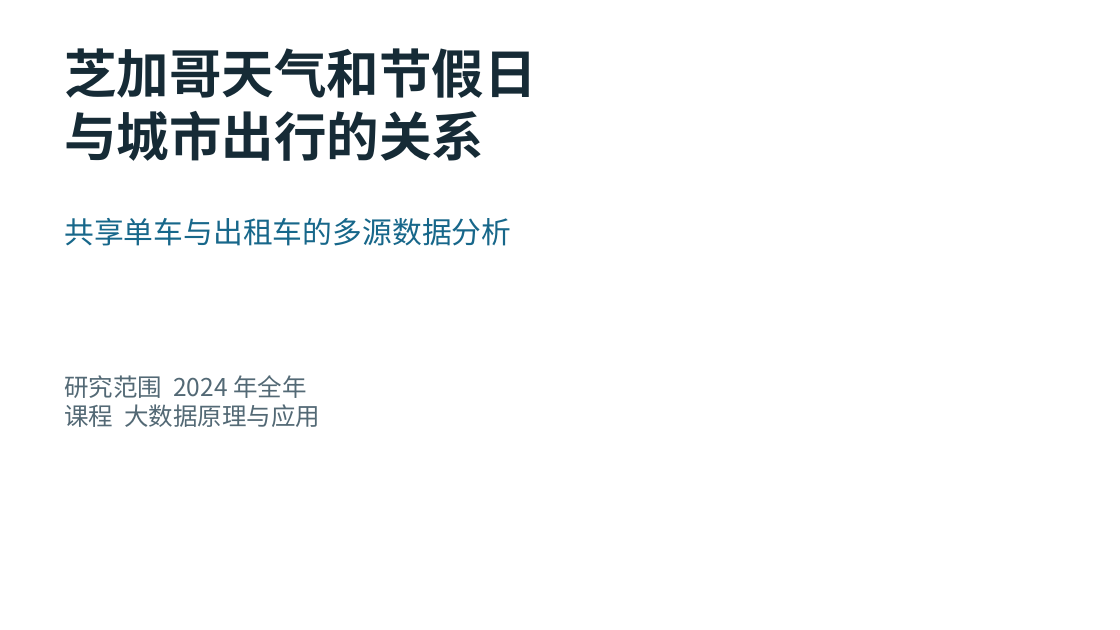
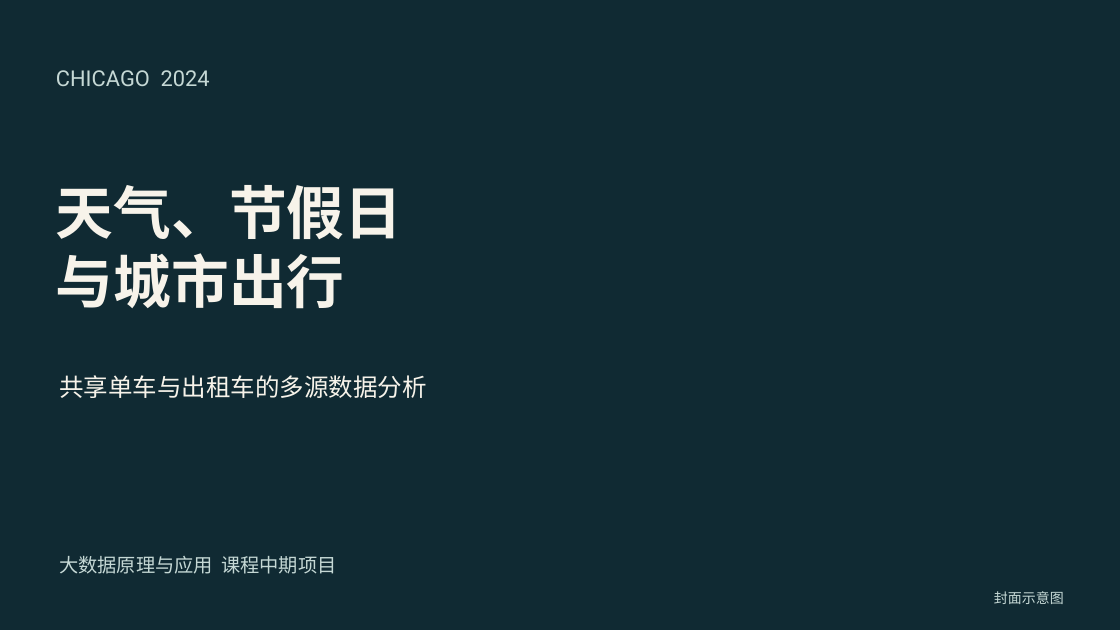
Before and after one commit to zicheng-yu/chicago-mobility, a slide deck: slide 1 of deliverables/展示PPT.pptx. Drawn at 1120x630 pixels with LibreOffice and Linux fonts; fonts in the diff are those of the drawing; background and template pictures are left out. Boxes give left, top, right and bottom in pixels: in the first picture for what was removed or moved away, otherwise in the second. Text is boxed around its words. In the diff, an @@ line names an element or a change of style, - is before the commit and + after.

```diff
--- a/deliverables/展示PPT.pptx
+++ b/deliverables/展示PPT.pptx
@@ background #FFFFFF to picture (left out) @@
@@ text added at (56,70,210,86), 18.8 pt, text #C5D8D5 @@
+CHICAGO 2024
@@ text at (56,185,402,309): text changed; size 45 to 49.5 pt; text colour #162B36 to #F7F3EA @@
-芝加哥天气和节假日
-与城市出行的关系
+天气、节假日
+与城市出行
@@ text "共享单车与出租车的多源数据分析": place and size @@
-text "共享单车与出租车的多源数据分析" at (64,218,511,246)
+text "共享单车与出租车的多源数据分析" at (59,375,427,398)
@@ text "共享单车与出租车的多源数据分析" at (59,375,427,398): size 25.5 to 21 pt, text colour #17678A to #F7F3EA @@
@@ text removed at (64,375,320,427) @@
-研究范围 2024 年全年
-课程 大数据原理与应用
@@ text added at (59,556,336,574), 16.5 pt, text #C5D8D5 @@
+大数据原理与应用 课程中期项目
@@ text added at (994,591,1064,604), 12 pt, text #C5D8D5 @@
+封面示意图
```
Also in this commit, not shown: 5 other slides changed, 4 slides added, 4 slides removed, 9 other files.
